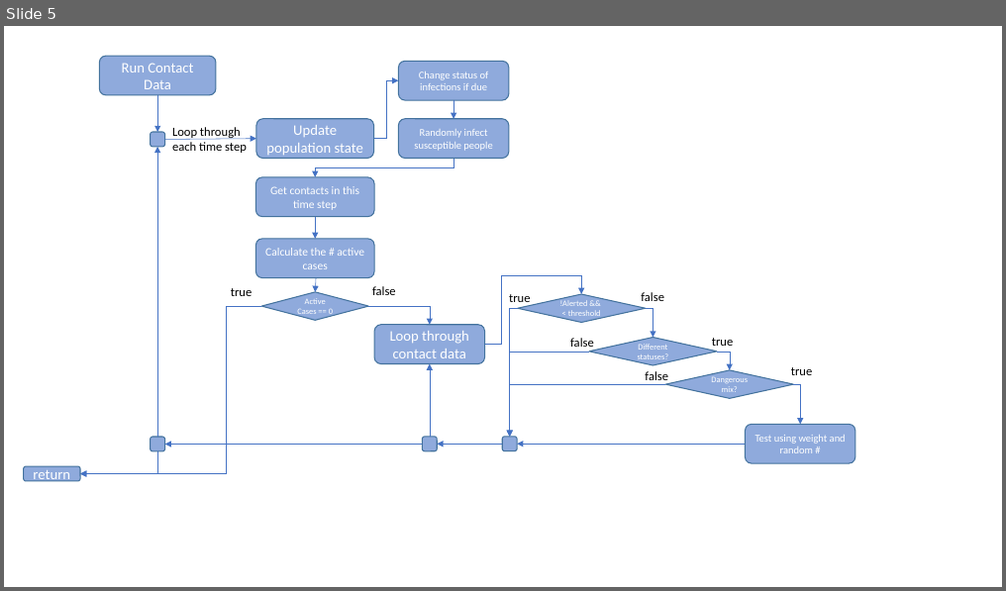
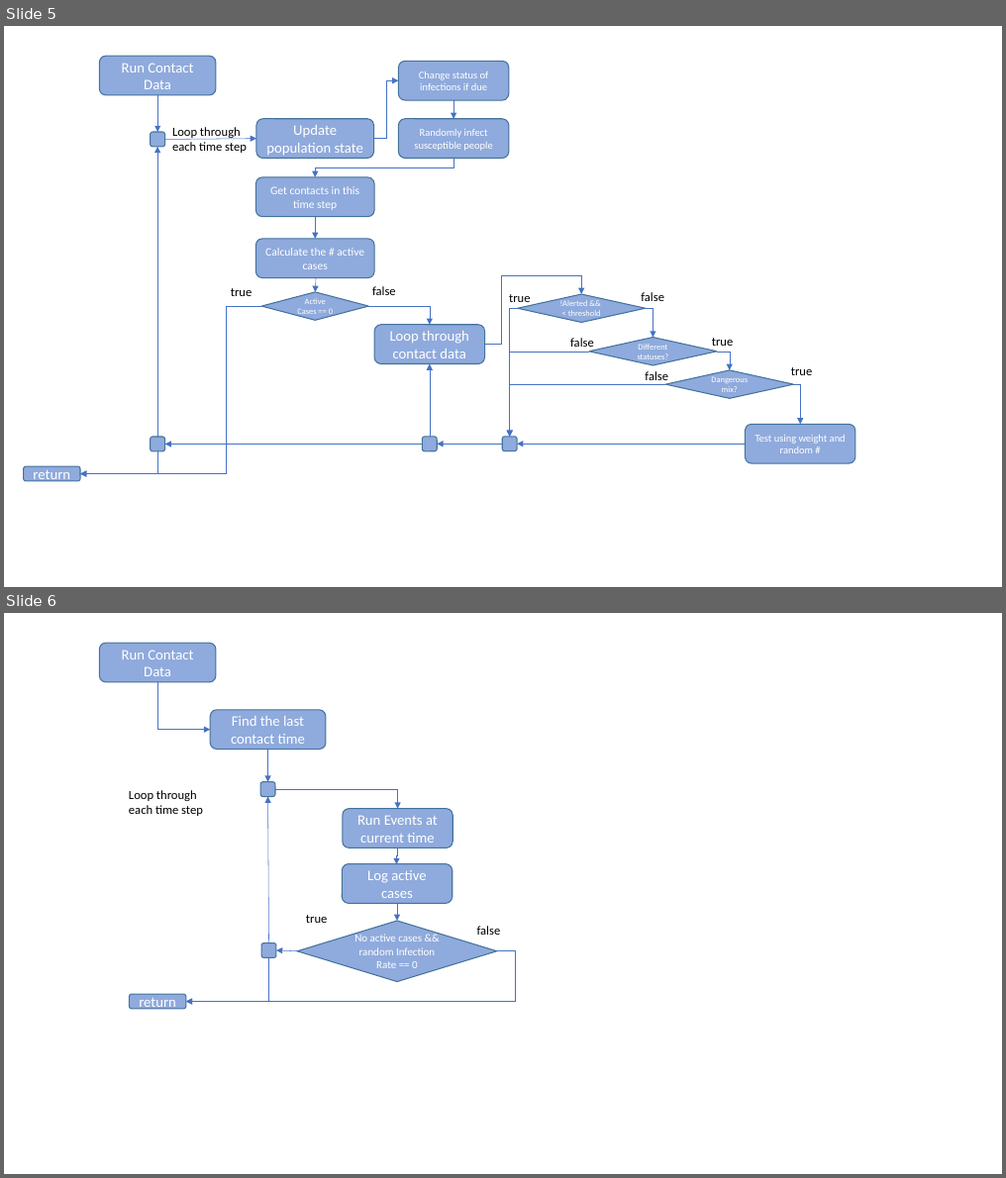
Before and after one commit to ScottishCovidResponse/Contact-Tracing-Model, a slide deck: docs/Diagrams.pptx. Shown one above the other, each under a label of ours: slide 5 before the commit, slides 5 and 6 after it. The pictures are 1006x591 and 1006x1178 pixels, drawn with LibreOffice and Linux fonts; fonts in the diff are those of the drawing. Boxes give left, top, right and bottom in pixels: in the first picture for what was removed or moved away, otherwise in the second. Text is boxed around its words. In the diff, an @@ line names an element or a change of style, - is before the commit and + after.

```diff
--- a/docs/Diagrams.pptx
+++ b/docs/Diagrams.pptx
@@ slide 6 added at [4,613,1002,1174], background #FFFFFF @@
@@ rounded rectangle added at [99,643,216,682], fill #8FAADC, outline #43739E 1 pt, 14 pt, text #FFFFFF @@
+Run Contact Data
@@ elbow arrow added from (157, 682) to (210, 730), #4472C4 0.5 pt @@
@@ rounded rectangle added at [210,710,325,750], fill #8FAADC, outline #43739E 1 pt, 14 pt, text #FFFFFF @@
+Find the last contact time
@@ elbow arrow added from (268, 750) to (268, 782), #4472C4 0.5 pt @@
@@ text added at [129,790,203,816], 12 pt, text #000000 @@
+Loop through
+each time step
@@ rounded rectangle added at [260,782,275,797], fill #8FAADC, outline #43739E 1 pt @@
@@ elbow arrow added from (275, 789) to (398, 808), #4472C4 0.5 pt @@
@@ arrow added from (269, 943) to (268, 796), #4472C4 0.5 pt @@
@@ rounded rectangle added at [343,808,452,848], fill #8FAADC, outline #43739E 1 pt, 14 pt, text #FFFFFF @@
+Run Events at current time
@@ elbow arrow added from (398, 848) to (396, 864), #4472C4 0.5 pt @@
@@ rounded rectangle added at [342,864,451,904], fill #8FAADC, outline #43739E 1 pt, 14 pt, text #FFFFFF @@
+Log active cases
@@ elbow arrow added from (397, 903) to (397, 921), #4472C4 0.5 pt @@
@@ diamond added at [297,921,497,981], fill #8FAADC, outline #43739E 1 pt, 10.5 pt, text #FFFFFF @@
+No active cases && random Infection Rate == 0
@@ text added at [306,915,327,923], 12 pt, text #000000 @@
+true
@@ text added at [477,926,501,935], 12 pt, text #000000 @@
+false
@@ elbow arrow added from (269, 959) to (186, 1001), #4472C4 0.5 pt @@
@@ elbow arrow added from (497, 952) to (186, 1001), #4472C4 0.5 pt @@
@@ rounded rectangle added at [261,943,276,959], fill #8FAADC, outline #43739E 1 pt @@
@@ arrow added from (297, 952) to (276, 951), #4472C4 0.5 pt @@
@@ rounded rectangle added at [129,994,186,1009], fill #8FAADC, outline #43739E 1 pt, 14 pt, text #FFFFFF @@
+return
```
Also in this commit, not shown: 1 slide changed, 6 other slides added, 10 other files.
